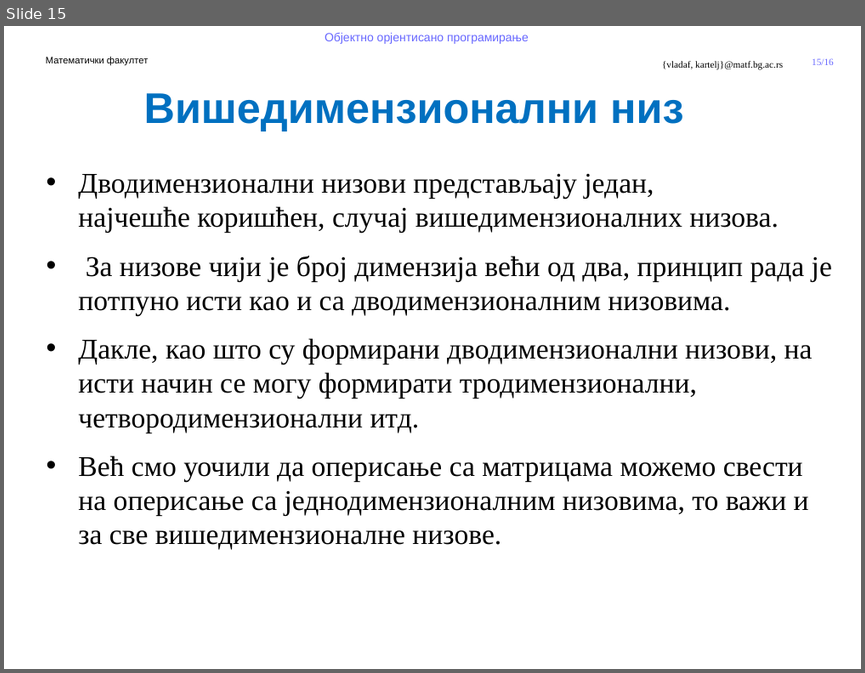
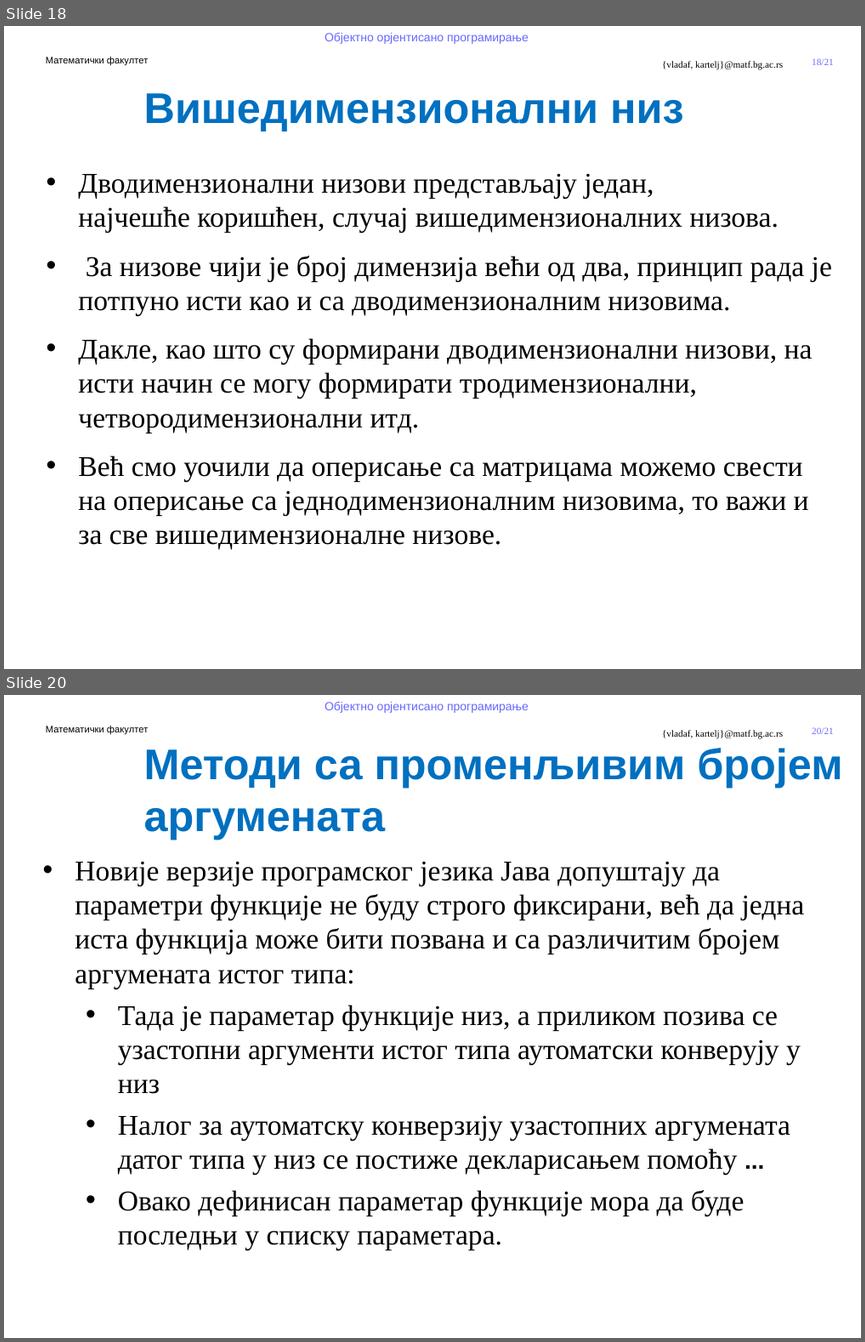
Before and after one commit to MatfOOP/OOP, a slide deck: predavanja/prezentacije/OOP08-Nizovi u Javi.pptx. Shown one above the other, each under a label of ours: slide 15 before the commit, slides 18 and 20 after it; the slides between them are not shown. The pictures are 865x673 and 865x1342 pixels, drawn with LibreOffice and Linux fonts; fonts in the diff are those of the drawing; background and template pictures are left out. Boxes give left, top, right and bottom in pixels: in the first picture for what was removed or moved away, otherwise in the second. Text is boxed around its words. In the diff, an @@ line names an element or a change of style, - is before the commit and + after.

```diff
--- a/predavanja/prezentacije/OOP08-Nizovi u Javi.pptx
+++ b/predavanja/prezentacije/OOP08-Nizovi u Javi.pptx
@@ slide 20 added at (4, 695, 861, 1338), background #FFFFFF; not listed: 5 template elements that a slide beside it also shows @@
@@ text added at (144, 748, 842, 839), 36 pt, text #0070C0, bold @@
+Методи са променљивим бројем аргумената
@@ text added at (75, 861, 805, 1250), 24 pt, text #000000 @@
+• Новије верзије програмског језика Јава допуштају да параметри функције не буду строго фиксирани, већ да једна иста функција може бити позвана и са различитим бројем аргумената истог типа:
+  • Тада је параметар функције низ, а приликом позива се узастопни аргументи истог типа аутоматски конверују у низ
+  • Налог за аутоматску конверзију узастопних аргумената датог типа у низ се постиже декларисањем помоћу ...
+  • Овако дефинисан параметар функције мора да буде последњи у списку параметара.
@@ what was slide 15 is now slide 18 @@
@@ page number at (812, 58, 834, 65): text changed @@
-15/16
+18/21
```
Also in this commit, not shown: 4 other slides added, 27 other files.
